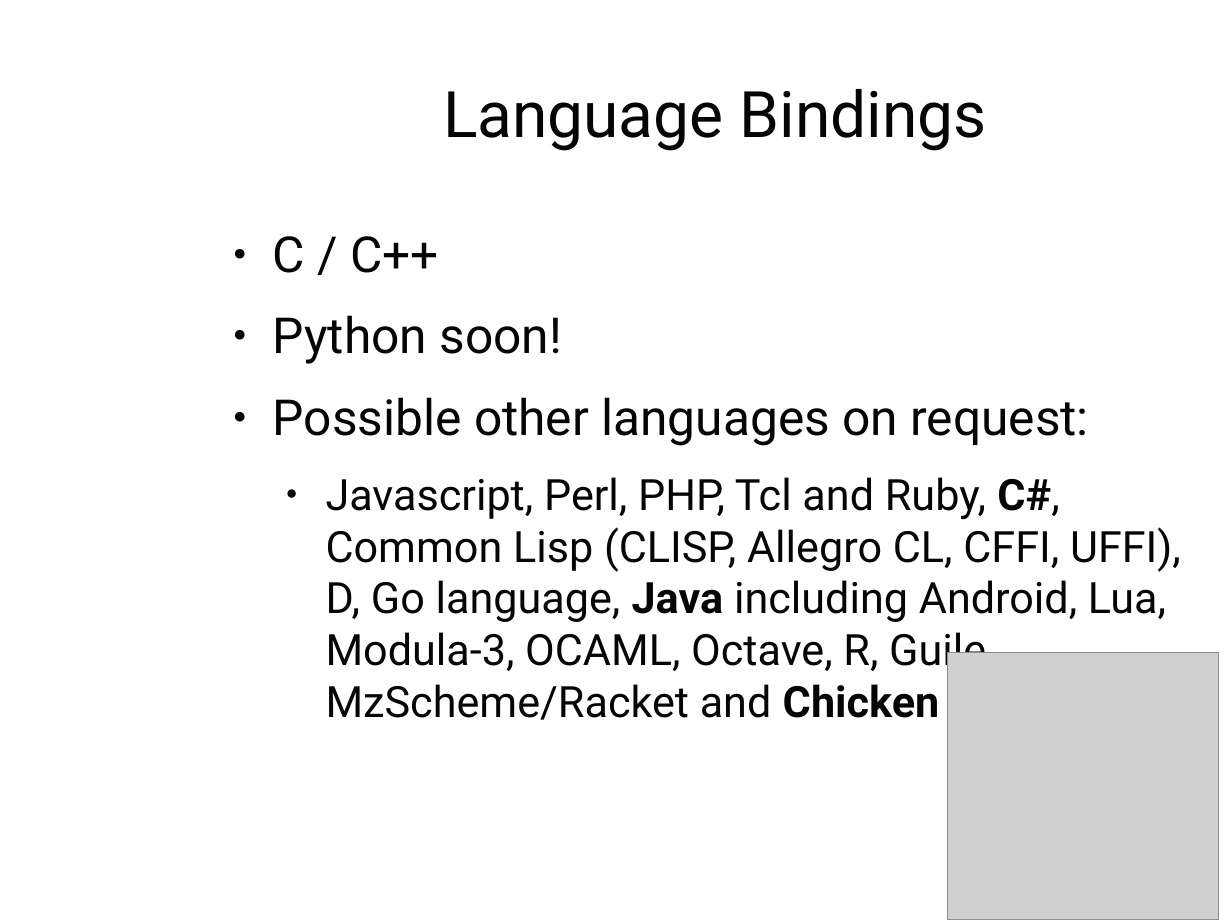
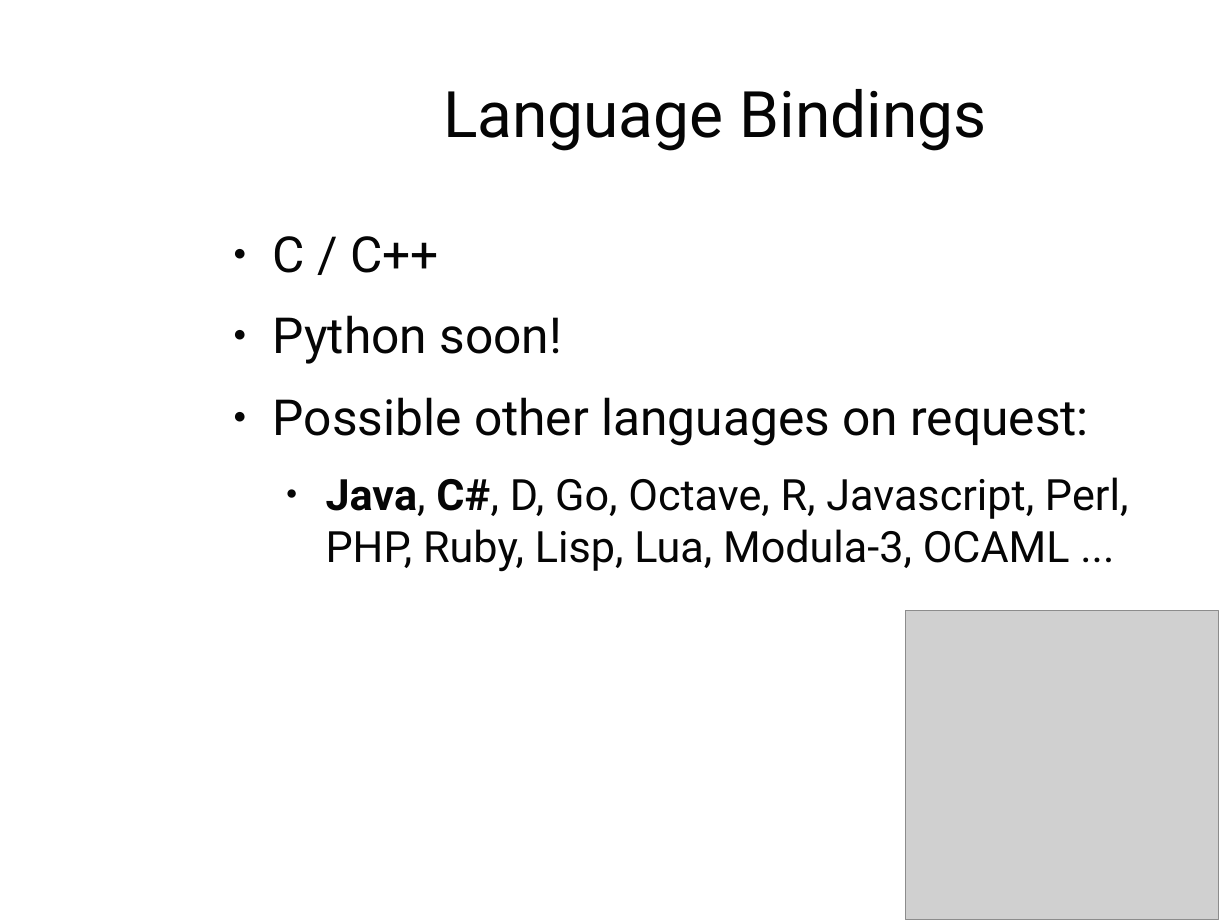
Before and after one commit to AndrewJamesTurner/CGP-Library, a slide deck: slide 18 of presentation/introduction.odp. Drawn at 1232x924 pixels with LibreOffice and Linux fonts; fonts in the diff are those of the drawing; grey boxes stand for pictures; background and template pictures are left out. Boxes give left, top, right and bottom in pixels: in the first picture for what was removed or moved away, otherwise in the second. Text is boxed around its words. In the diff, an @@ line names an element or a change of style, - is before the commit and + after.

```diff
--- a/presentation/introduction.odp
+++ b/presentation/introduction.odp
@@ text at (326, 477, 1128, 572): text changed @@
-  ● Javascript, Perl, PHP, Tcl and Ruby, C#, Common Lisp (CLISP, Allegro CL, CFFI, UFFI), D, Go language, Java including Android, Lua, Modula-3, OCAML, Octave, R, Guile, MzScheme/Racket and Chicken
+  ● Java, C#, D, Go, Octave, R, Javascript, Perl, PHP, Ruby, Lisp, Lua, Modula-3, OCAML ...
@@ picture: place and size @@
-picture at (948, 653, 1219, 920)
+picture at (906, 610, 1220, 920)
```
Also in this commit, not shown: 7 other slides changed, 16 other files.
